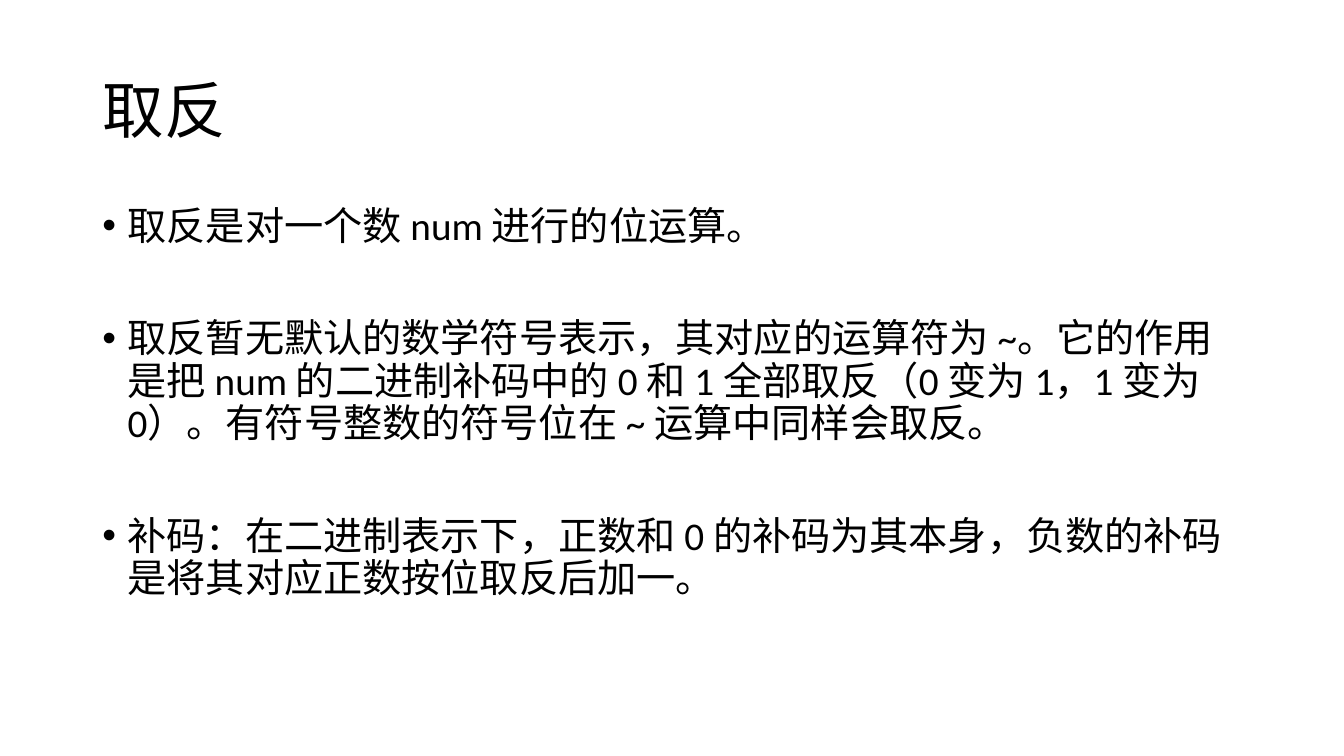
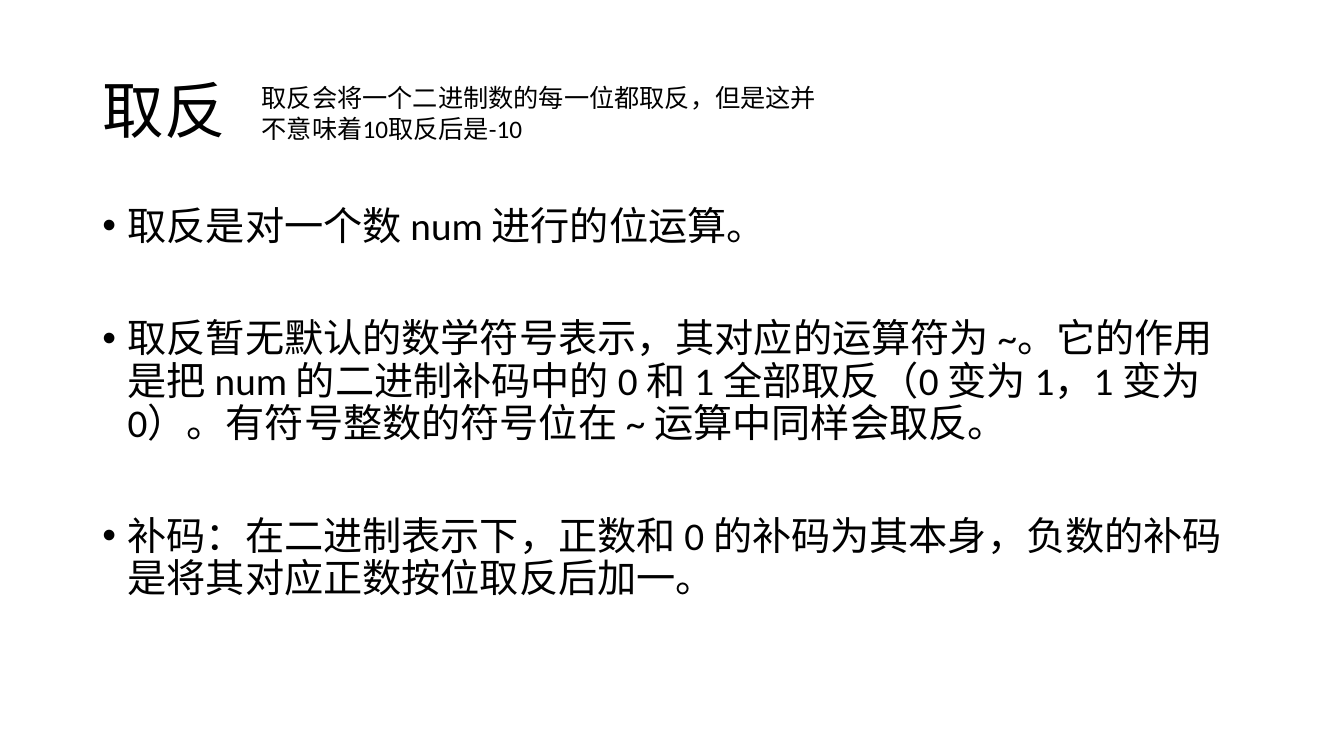
Before and after one commit to ztg-666/suanfa, a slide deck: slide 7 of 算法竞赛ppt/001_二进制和位运算.pptx. Drawn at 1344x756 pixels with LibreOffice and Linux fonts; fonts in the diff are those of the drawing. Boxes give left, top, right and bottom in pixels: in the first picture for what was removed or moved away, otherwise in the second. Text is boxed around its words. In the diff, an @@ line names an element or a change of style, - is before the commit and + after.

```diff
--- a/算法竞赛ppt/001_二进制和位运算.pptx
+++ b/算法竞赛ppt/001_二进制和位运算.pptx
@@ text added at <box>262,85,816,140</box>, 18 pt, text #000000 @@
+取反会将一个二进制数的每一位都取反，但是这并不意味着10取反后是-10
```
Also in this commit, not shown: 3 other slides changed, 2 slides added, 2 slides removed, 3 other files.
